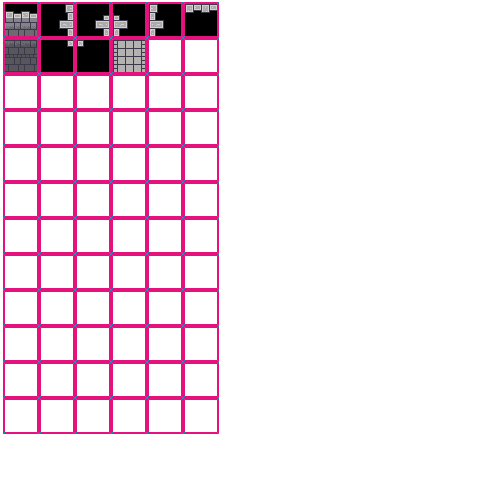
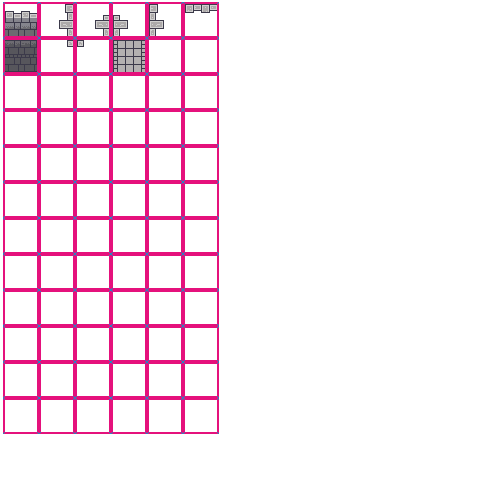
The second 500 × 500 image is a revision of the first. Changes to its layers:
painted on "Calque 12(collé)" over (5, 4, 217, 72)
